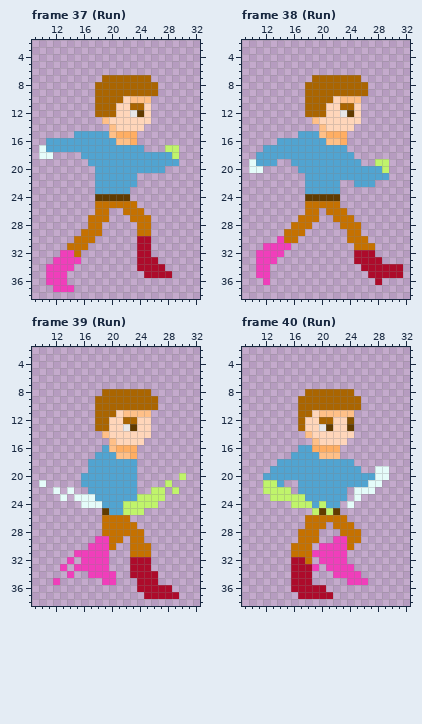
Two states of a pixel-art file, Assets/Characters/Test/Test2Animation_40x40_run_smears_4_outline.ase. The picture above is the old version.
40x40 pixels, 105 frames. Shown: frame 37 (Run): x 9..32, y 2..38; frame 38 (Run): x 9..32, y 2..38; frame 39 (Run): x 9..32, y 2..38; frame 40 (Run): x 9..32, y 2..38. The commit also changed other frames, which this record leaves out.
Once edited:
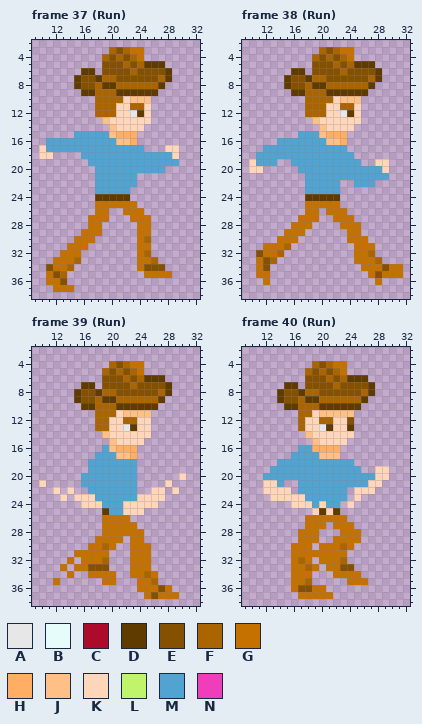
Palette (. is transparent): A #e7e7e7  B #e5fcfa  C #ad0b2b  D #603b00  E #855100  F #aa6500  G #c57100  H #ffae63  J #ffc088  K #ffd6ba  L #c0f46b  M #51a4d1  N #f03ebb
Changes in this commit:
layer "Hat" added
Changed rows in their new state; - is an unchanged pixel.
Frame 37 (Run):
first column x 15:
 3 -----FEFGG----
 4 ----FEFEFG----
 5 ----EEEFEFDDD-
 6 -DD-EEEEFEEEED
 7 DEED--EEEEEEFD
 8 DEE-DD------D-
 9 -DD---DDDDDD--
first column x 10:
17 K-----------------KK
18 KK-----------------K
first column x 11:
30 -------------GF---
31 -------------GG---
32 --GG---------GF---
33 -GGGF--------GGF--
34 EGGF---------GEEE-
35 GEF-----------GGGG
36 GGE---------------
37 -GGG--------------
Frame 38 (Run):
first column x 15:
 3 -----FEFGG----
 4 ----FEFEFG----
 5 ----EEEFEFDDD-
 6 -DD-EEEEFEEEED
 7 DEED--EEEEEEFD
 8 DEE-DD------D-
 9 -DD---DDDDDD--
first column x 10:
19 K-----------------KK
20 KK-----------------K
first column x 11:
30 ---G-----------------
31 -GGGF----------------
32 EGGF----------GGF----
33 GEF-----------GGGF---
34 GE-------------GGGEGG
35 GG--------------GEGGG
36 -G---------------G---
Frame 39 (Run):
first column x 15:
 4 -----FEFGG----
 5 ----FEFEFG----
 6 ----EEEFEFDDD-
 7 -DD-EEEEFEEEED
 8 DEED--EEEEEEFD
 9 DEE-DD------D-
10 -DD---DDDDDD--
first column x 10:
20 --------------------K
21 K-----------------K--
22 --K-K-----------KK-K-
23 ---K-KKK------KKKK---
24 ------KKK---KKKKK----
25 ------------KKK------
first column x 12:
29 ------GG----------
30 -----GGF----------
31 ---GGGGG----------
32 --G-GGGF---GGG----
33 -G-GGEEE---GGG----
34 --G--GGGG--GGFG---
35 G------GG---GGF---
36 ------------GGGEG-
37 -------------GEGGG
Frame 40 (Run):
first column x 14:
 4 -----FEFGG----
 5 ----FEFEFG----
 6 ----EEEFEFDDD-
 7 -DD-EEEEFEEEED
 8 DEED--EEEEEEFD
 9 DEE-DD------D-
10 -DD---DDDDDD--
first column x 12:
19 ----------------KK
20 ----------------KK
21 KK-------------KK-
22 KKKK---------KKK--
23 -KKKKK-------K----
24 ----KKK-K---K-----
25 -------K-K--------
first column x 16:
29 ------GG---
30 ----GGGF---
31 ---GGGGG---
32 GF--GGGF---
33 GGFG-GGEE--
34 GGG---GGGG-
35 GGF-----GGG
36 GEEGG------
37 -GGGGG-----
